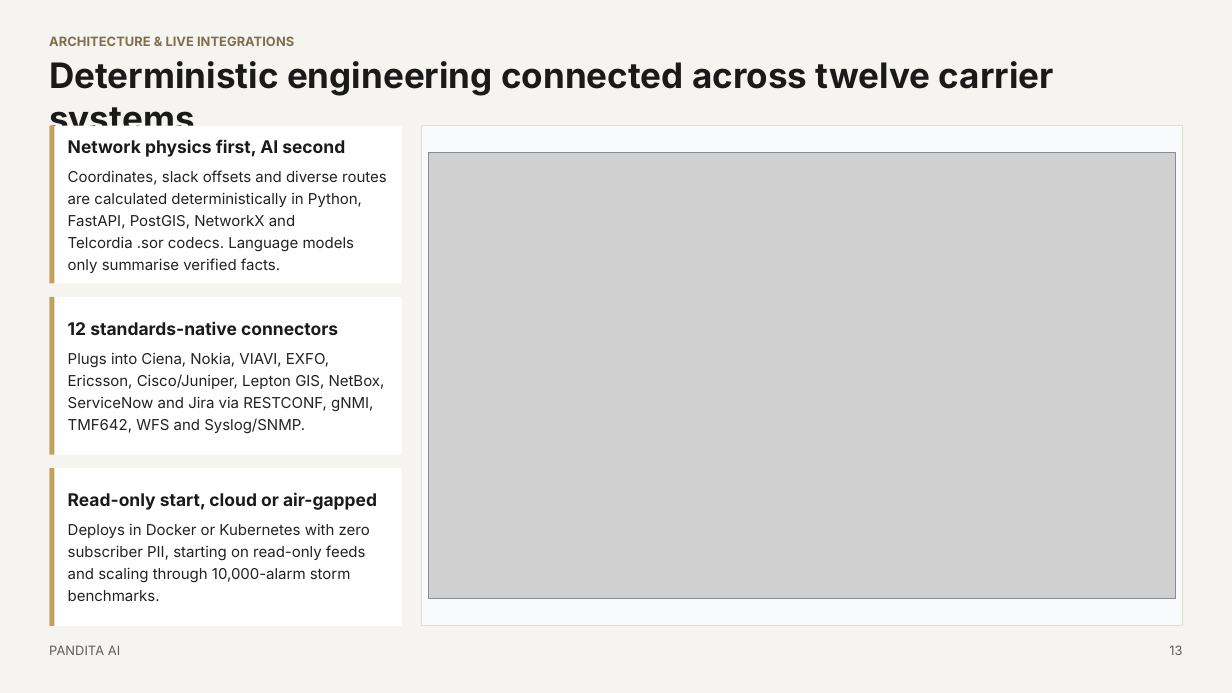
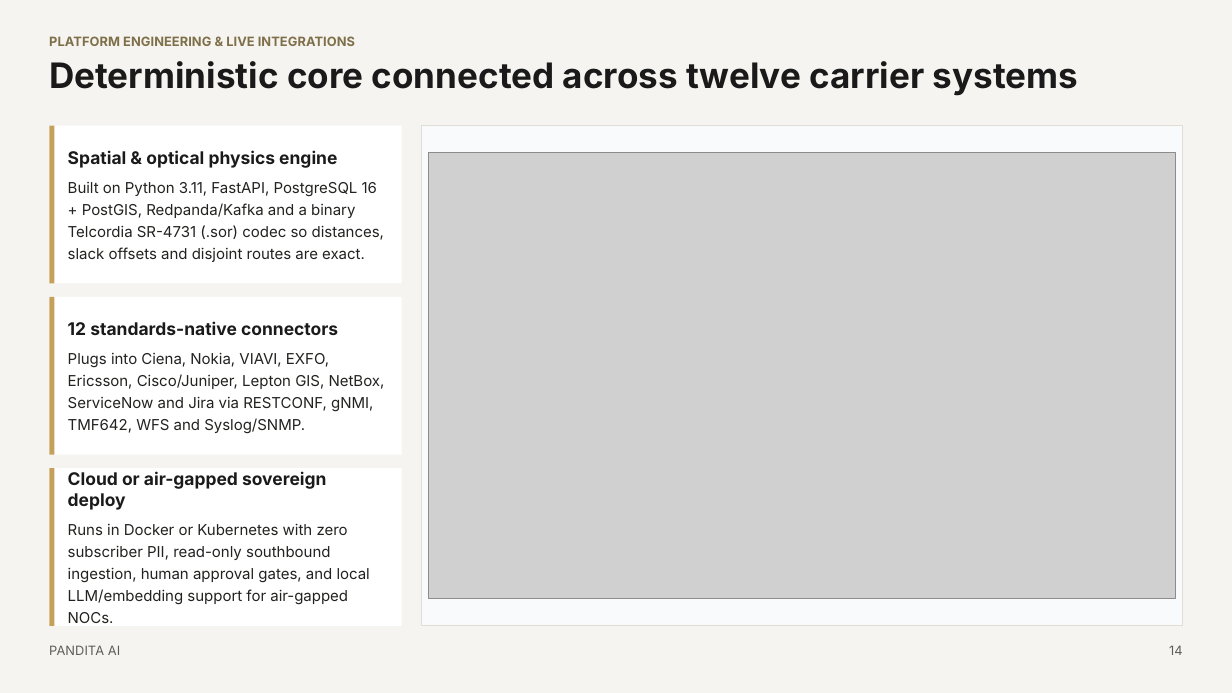
Before and after one commit to bhandiwad/netops, a slide deck: slide 14 of docs/Pandita_for_Telco_Deck_Updated.pptx (slide 13 before the commit). Drawn at 1232x693 pixels with LibreOffice and Linux fonts; fonts in the diff are those of the drawing; grey boxes stand for pictures. Boxes give left, top, right and bottom in pixels: in the first picture for what was removed or moved away, otherwise in the second. Text is boxed around its words. In the diff, an @@ line names an element or a change of style, - is before the commit and + after.

Commit message:
docs: highlight AI models, pgvector RAG, graph ML and signal analytics across deck and tech overview

```diff
--- a/docs/Pandita_for_Telco_Deck_Updated.pptx
+++ b/docs/Pandita_for_Telco_Deck_Updated.pptx
@@ text at box(49, 36, 1078, 96): text changed @@
-ARCHITECTURE & LIVE INTEGRATIONS
-Deterministic engineering connected across twelve carrier systems
+PLATFORM ENGINEERING & LIVE INTEGRATIONS
+Deterministic core connected across twelve carrier systems
@@ text at box(68, 150, 384, 262): text changed @@
-Network physics first, AI second
-Coordinates, slack offsets and diverse routes are calculated deterministically in Python, FastAPI, PostGIS, NetworkX and Telcordia .sor codecs. Language models only summarise verified facts.
+Spatial & optical physics engine
+Built on Python 3.11, FastAPI, PostgreSQL 16 + PostGIS, Redpanda/Kafka and a binary Telcordia SR-4731 (.sor) codec so distances, slack offsets and disjoint routes are exact.
@@ text at box(68, 471, 370, 623): text changed @@
-Read-only start, cloud or air-gapped
-Deploys in Docker or Kubernetes with zero subscriber PII, starting on read-only feeds and scaling through 10,000-alarm storm benchmarks.
+Cloud or air-gapped sovereign deploy
+Runs in Docker or Kubernetes with zero subscriber PII, read-only southbound ingestion, human approval gates, and local LLM/embedding support for air-gapped NOCs.
@@ text at box(1169, 645, 1183, 655): text changed @@
-13
+14
```
Also in this commit, not shown: 1 other slide changed, 1 slide added, 2 other files.
